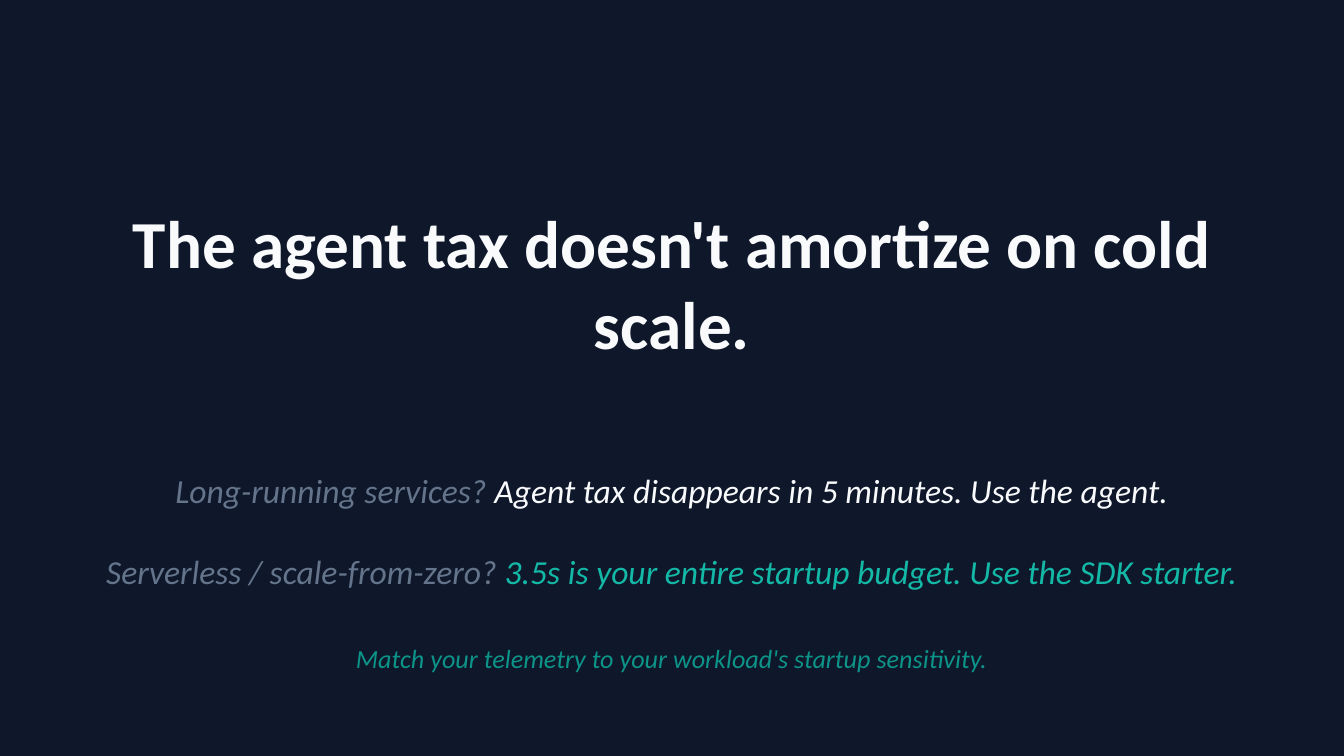
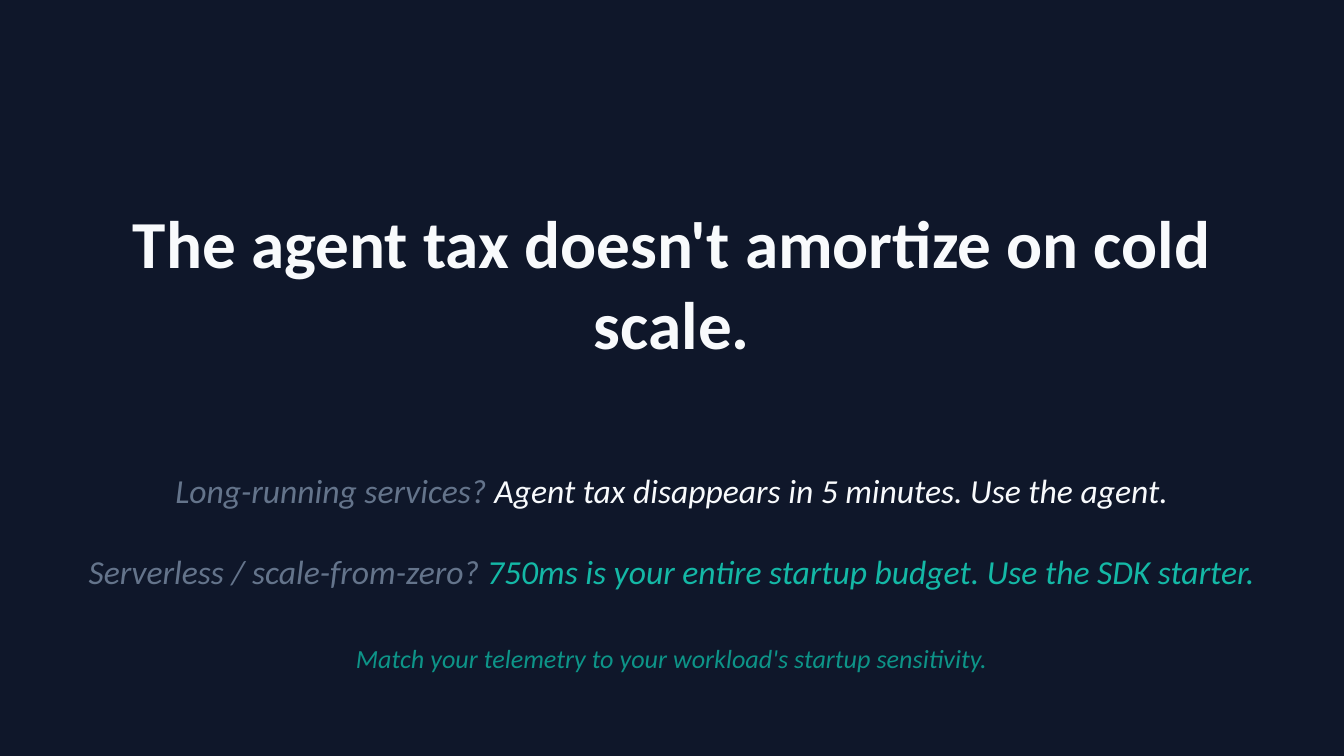
Before and after one commit to patterncatalyst/otel-observability-demos, a slide deck: slide 24 of presentation/three-signals-one-story.pptx (slide 23 before the commit). Drawn at 1344x756 pixels with LibreOffice and Linux fonts; fonts in the diff are those of the drawing. Boxes give left, top, right and bottom in pixels: in the first picture for what was removed or moved away, otherwise in the second. Text is boxed around its words. In the diff, an @@ line names an element or a change of style, - is before the commit and + after.

```diff
--- a/presentation/three-signals-one-story.pptx
+++ b/presentation/three-signals-one-story.pptx
@@ text at bbox=[89, 560, 1254, 590]: text changed @@
-Serverless / scale-from-zero? 3.5s is your entire startup budget. Use the SDK starter.
+Serverless / scale-from-zero? 750ms is your entire startup budget. Use the SDK starter.
```
Also in this commit, not shown: 8 other slides changed, 1 slide added.
